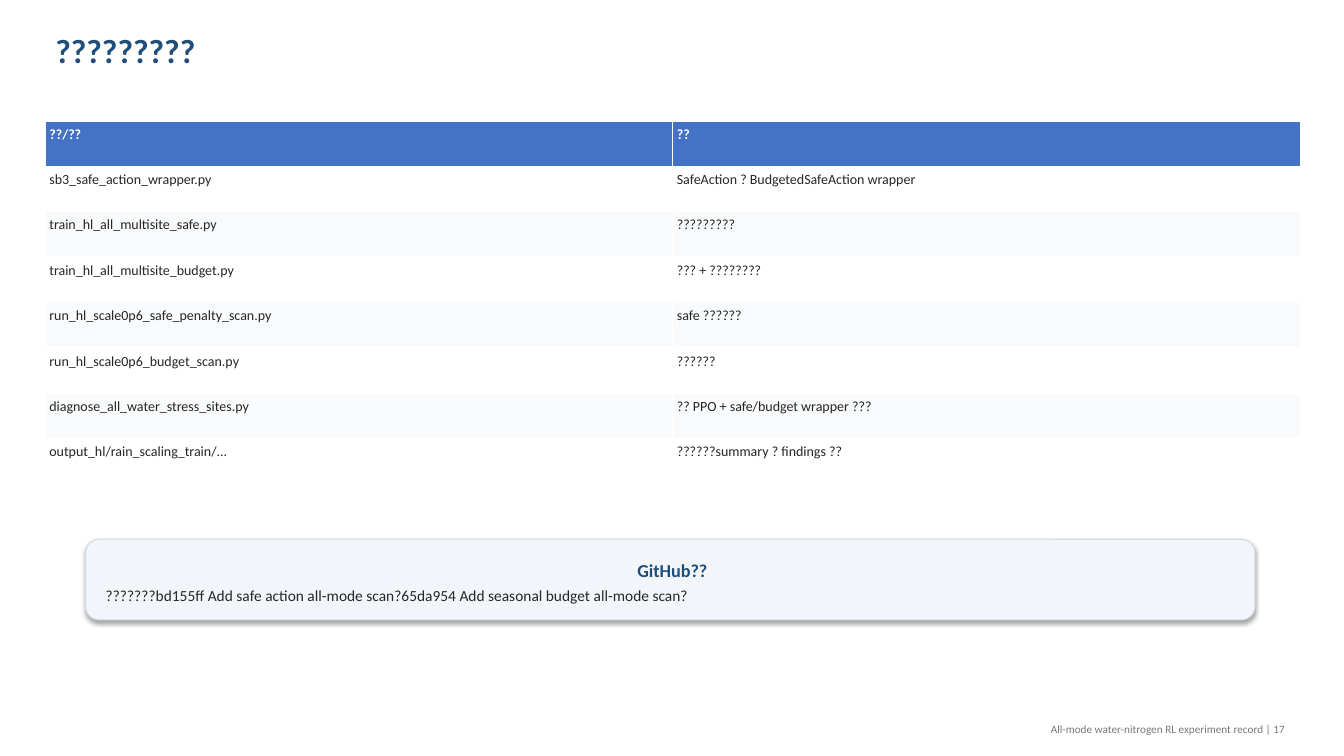
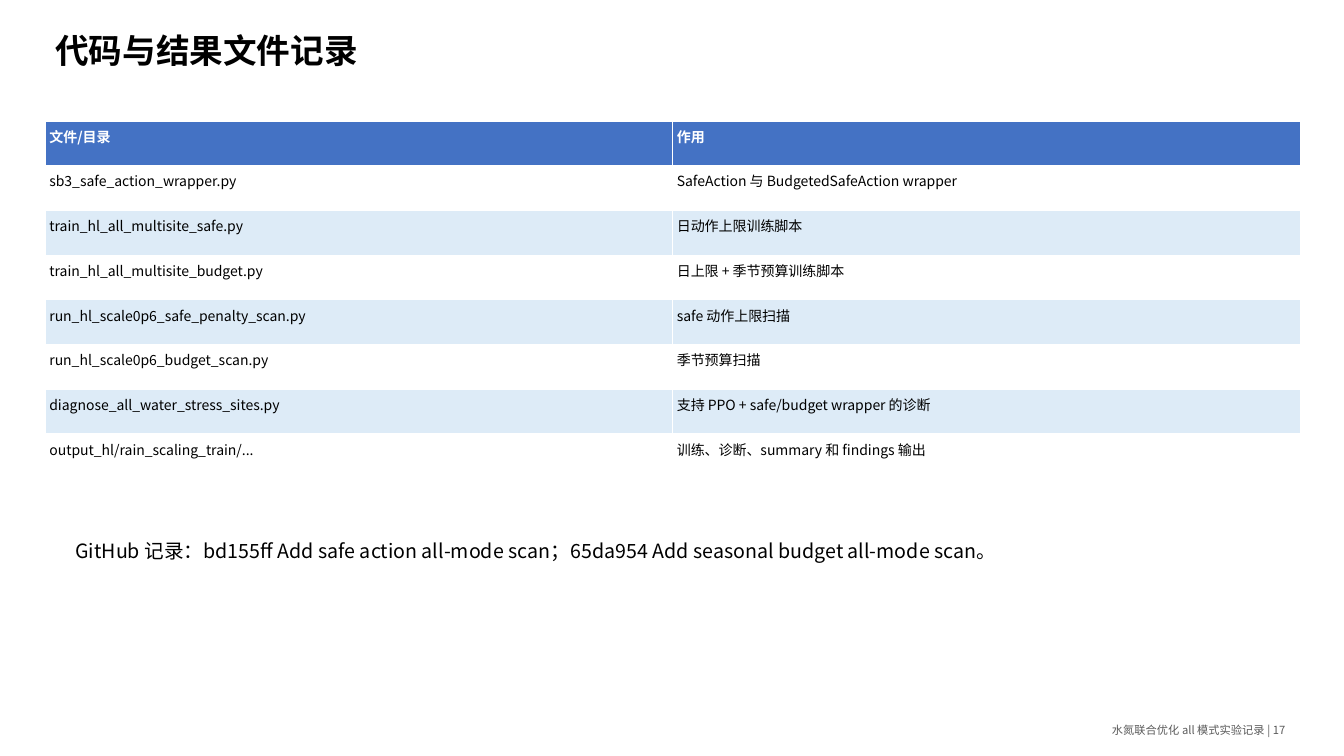
Before and after one commit to Rachel0305/gym-dssat-pdi, a slide deck: slide 17 of figures_hl/all_mode_water_nitrogen_attempts_report.pptx. Drawn at 1344x756 pixels with LibreOffice and Linux fonts; fonts in the diff are those of the drawing. Boxes give left, top, right and bottom in pixels: in the first picture for what was removed or moved away, otherwise in the second. Text is boxed around its words. In the diff, an @@ line names an element or a change of style, - is before the commit and + after.

Commit message:
Fix all-mode report deck Chinese formatting

```diff
--- a/figures_hl/all_mode_water_nitrogen_attempts_report.pptx
+++ b/figures_hl/all_mode_water_nitrogen_attempts_report.pptx
@@ text at (55,34,357,66): text changed; font Calibri to Noto Sans CJK SC; text colour #1F4E79 to #000000 @@
-?????????
+代码与结果文件记录
@@ table at (45,121,1300,479) @@
-row 1, column 1: ??/??
+row 1, column 1: 文件/目录
-row 1, column 2: ??
+row 1, column 2: 作用
-row 2, column 2: SafeAction ? BudgetedSafeAction wrapper
+row 2, column 2: SafeAction 与 BudgetedSafeAction wrapper
-row 3, column 2: ?????????
+row 3, column 2: 日动作上限训练脚本
-row 4, column 2: ??? + ????????
+row 4, column 2: 日上限 + 季节预算训练脚本
-row 5, column 2: safe ??????
+row 5, column 2: safe 动作上限扫描
-row 6, column 2: ??????
+row 6, column 2: 季节预算扫描
-row 7, column 2: ?? PPO + safe/budget wrapper ???
+row 7, column 2: 支持 PPO + safe/budget wrapper 的诊断
-row 8, column 2: ??????summary ? findings ??
+row 8, column 2: 训练、诊断、summary 和 findings 输出
@@ fill #F8FAFC to #DDEBF7 in 6 cells @@
@@ font Calibri to Noto Sans CJK SC, text colour #262626 to #000000 in "sb3_safe_action_wrapper.py", "train_hl_all_multisite_safe.py", "train_hl_all_multisite_budget.py", "run_hl_scale0p6_safe_penalty_scan.py" and 3 more places @@
@@ text "GitHub 记录：bd155ff Add safe action ...": place and size @@
-text "GitHub 记录：bd155ff Add safe action ..." at (86,539,1255,620)
+text "GitHub 记录：bd155ff Add safe action ..." at (75,542,996,563)
@@ text "GitHub 记录：bd155ff Add safe action ..." at (75,542,996,563): vertical alignment middle to top; fill #F2F6FA to none; outline #D2DCE6 0.75 pt to none; shadow off @@
@@ text at (75,542,996,563): text changed; size 11 to 14 pt; font Calibri to Noto Sans CJK SC; text colour #262626 to #000000 @@
-GitHub??
-???????bd155ff Add safe action all-mode scan?65da954 Add seasonal budget all-mode scan?
+GitHub 记录：bd155ff Add safe action all-mode scan；65da954 Add seasonal budget all-mode scan。
@@ text at (1112,724,1285,735): text changed; font Calibri to Noto Sans CJK SC; text colour #787878 to #5A5A5A @@
-All-mode water-nitrogen RL experiment record | 17
+水氮联合优化 all 模式实验记录 | 17
```
Also in this commit, not shown: 16 other slides changed, 3 slides added, 3 slides removed, 5 other files.
